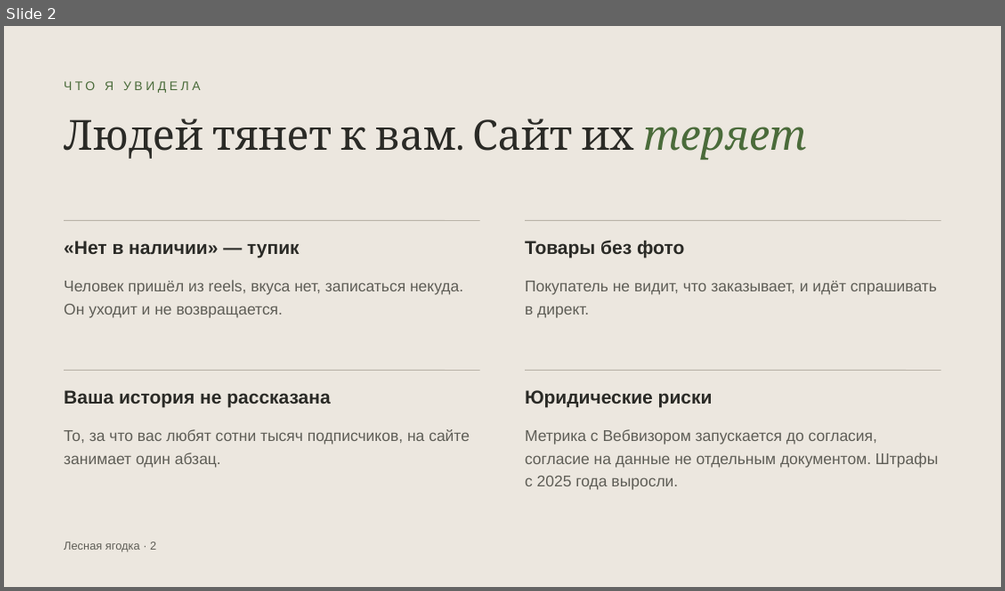
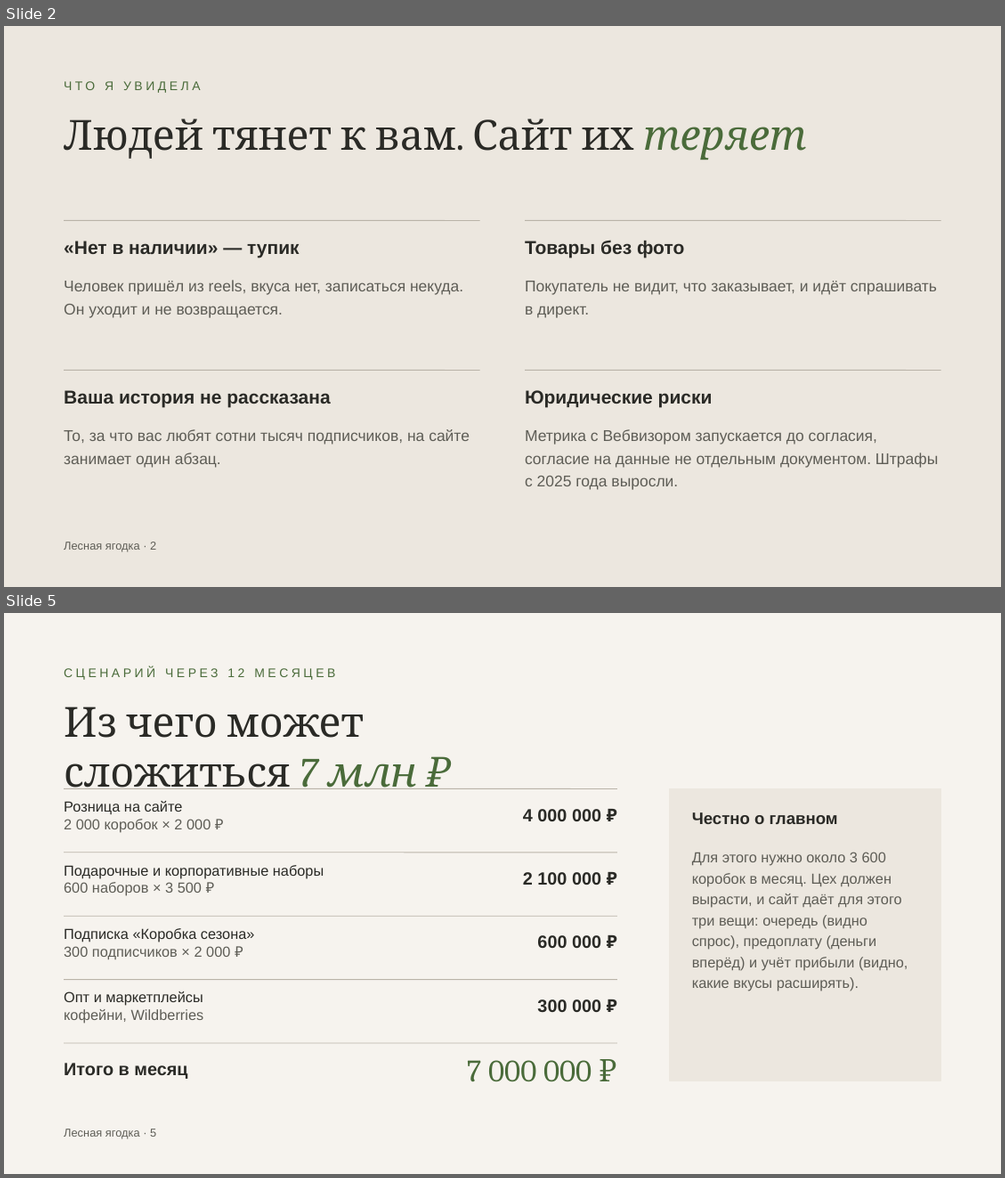
Before and after one commit to ellischment/svoya_ferma, a slide deck: docs/preview/lesnaya-yagodka-predlozhenie.pptx. Shown one above the other, each under a label of ours: slide 2 before the commit, slides 2 and 5 after it; the slides between them are not shown. The pictures are 1005x591 and 1005x1178 pixels, drawn with LibreOffice and Linux fonts; fonts in the diff are those of the drawing. Boxes give left, top, right and bottom in pixels: in the first picture for what was removed or moved away, otherwise in the second. Text is boxed around its words. In the diff, an @@ line names an element or a change of style, - is before the commit and + after.

```diff
--- a/docs/preview/lesnaya-yagodka-predlozhenie.pptx
+++ b/docs/preview/lesnaya-yagodka-predlozhenie.pptx
@@ slide 5 added at (x1=4, y1=613, x2=1001, y2=1174), background #F6F3EE @@
@@ text added at (x1=64, y1=667, x2=335, y2=680), 12 pt, text #4A6B3A @@
+СЦЕНАРИЙ ЧЕРЕЗ 12 МЕСЯЦЕВ
@@ text added at (x1=64, y1=706, x2=417, y2=789), 40 pt, text #2A2A26 @@
+Из чего может сложиться 7 млн ₽
@@ line added from (64, 788) to (617, 788), #B9B3A8 0.75 pt @@
@@ rectangle added at (x1=670, y1=788, x2=941, y2=1080), fill #ECE7DF, outline #ECE7DF 1 pt @@
@@ text added at (x1=64, y1=801, x2=210, y2=833), 14 pt, text #5E5D56 @@
+Розница на сайте
+2 000 коробок × 2 000 ₽
@@ text added at (x1=523, y1=809, x2=601, y2=821), 17 pt, text #2A2A26, bold @@
+4 000 000 ₽
@@ text added at (x1=692, y1=812, x2=838, y2=824), 16 pt, text #2A2A26, bold @@
+Честно о главном
@@ line added from (64, 852) to (617, 852), #B9B3A8 0.75 pt @@
@@ text added at (x1=692, y1=852, x2=907, y2=991), 14 pt, text #5E5D56 @@
+Для этого нужно около 3 600 коробок в месяц. Цех должен вырасти, и сайт даёт для этого три вещи: очередь (видно спрос), предоплату (деньги вперёд) и учёт прибыли (видно, какие вкусы расширять).
@@ text added at (x1=64, y1=865, x2=324, y2=896), 14 pt, text #2A2A26 @@
+Подарочные и корпоративные наборы
+600 наборов × 3 500 ₽
@@ text added at (x1=523, y1=872, x2=601, y2=884), 17 pt, text #2A2A26, bold @@
+2 100 000 ₽
@@ line added from (64, 916) to (617, 916), #B9B3A8 0.75 pt @@
@@ text added at (x1=64, y1=928, x2=255, y2=959), 14 pt, text #2A2A26 @@
+Подписка «Коробка сезона»
+300 подписчиков × 2 000 ₽
@@ text added at (x1=537, y1=935, x2=601, y2=948), 17 pt, text #2A2A26, bold @@
+600 000 ₽
@@ line added from (64, 980) to (617, 980), #B9B3A8 0.75 pt @@
@@ text added at (x1=64, y1=991, x2=204, y2=1023), 14 pt, text #5E5D56 @@
+Опт и маркетплейсы
+кофейни, Wildberries
@@ text added at (x1=537, y1=999, x2=601, y2=1012), 17 pt, text #2A2A26, bold @@
+300 000 ₽
@@ line added from (64, 1043) to (617, 1043), #B9B3A8 0.75 pt @@
@@ text added at (x1=64, y1=1062, x2=187, y2=1078), 17 pt, text #2A2A26, bold @@
+Итого в месяц
@@ text added at (x1=467, y1=1060, x2=591, y2=1082), 30 pt, text #4A6B3A @@
+7 000 000 ₽
@@ text added at (x1=64, y1=1128, x2=156, y2=1139), 11 pt, text #5E5D56 @@
+Лесная ягодка · 5
```
Also in this commit, not shown: 9 slides changed, 2 other slides added, 1 slide removed.
